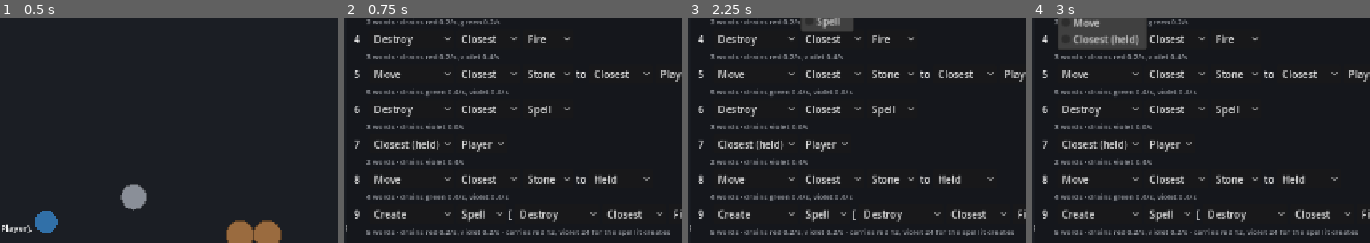
Above: before the commit, frames 1-4 (left to right).
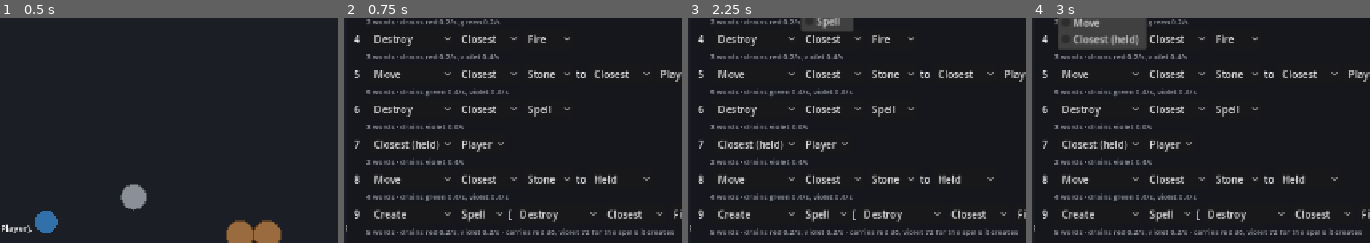
Above: after the commit, the same moments.

Repository: oscarjocque/spellcraft-prototype
Game: Godot game, scene res://scenes/main.tscn
Same seed, same stepped clock (60 frames per second), same inputs: the game is played once before the commit and once after it.
Inputs (mouse positions are % of the whole screen's width and height, from its top left):
- Up to frame 1 (0.5 s): no input
- Up to frame 2 (0.75 s): tap Enter at 0.5 s; move the mouse to (85, 45) at 0.52 s; hold D (move_right) from 0.53 s (still down); tap Tab at 0.6 s; click (85, 45) at 0.67 s
- Up to frame 3 (2.25 s): release D (move_right) at 1.25 s; click "Create" at 1.25 s; click "Fire" at 2 s
- Up to frame 4 (3 s): click "Create" at 2.75 s
The pictures show only the part of the screen within x 23-73%, y 38-88%; the shares and areas given below are measured in that part.

Frame 1 is identical in both runs. In frame 2, 0.2% of the frame differs, in the area x 60-98%, y 93-97%; in frame 3, 0.2%; in frame 4, 0.2%.

Commit message:
Let Create Spell make several spells, and combine Moves
Create Spell now makes CREATED_SPELLS (3) spells, one at once and then
one per second, in a line along the cast direction. Its reserve holds one
share per spell (60 s of drain plus that spell's own reserve), so nested
Create Spells multiply the cost.

Move now adds its push to the object's velocity instead of replacing it,
so several Moves on one object combine, and a Move on a player adds to
their walking.

Co-Authored-By: Claude Opus 5.5 <noreply@anthropic.com>
Claude-Session: https://claude.ai/code/session_013jfXwMwWtv4oDjb8vuFPPJ

Diff:
--- a/scripts/spells/spell.gd
+++ b/scripts/spells/spell.gd
@@ -4,7 +4,8 @@
 ## verb every tick until it reaches its goal, runs out of mana, or is destroyed.
 ## Create has no goal: it builds one object after another in a line along the
 ## direction it was cast, sustaining each finished one (fire doesn't burn out),
-## until its mana runs out.
+## until its mana runs out. Create Spell likewise makes a line of spells, one
+## every CREATE_SPELL_TICKS, until it has made CREATED_SPELLS of them.
 ##
 ## Anchors: every spell a player casts follows them, including a bare selector,
 ## which they hold until a later spell takes it in with the noun Held. Spells
@@ -15,6 +16,8 @@
 
 const CREATE_TICKS_PER_RADIUS := 1.5  # bigger objects take longer to build
 const CREATE_SPACING := 4.0  # gap between objects in a Create line
+const CREATE_SPELL_TICKS := Simulation.TICK_RATE  # time between created spells
+const CREATED_SPELL_SPACING := 30.0  # distance between spells in a Create Spell line
 const DESTROY_RATE := 100.0  # health per second
 const MOVE_SPEED := 140.0  # pixels per second
 
@@ -43,6 +46,8 @@
 var _lifetime := -1  # a created object's full lifetime in ticks, -1 = none
 var _material := ""
 var _edge := 0.0  # distance from the host to where the Create line starts
+var _inner := {}  # for Create Spell: the spell it creates
+var _spell_timer := 0
 
 
 func _init(p_ast: Dictionary, p_caster: WorldObject, p_host: WorldObject, p_mana: Dictionary,
@@ -73,13 +78,13 @@
 	var edge := (caster.radius if anchored else host.radius) + 6.0
 	match ast["verb"]:
 		"create":
-			var inner := SpellGrammar.created_spell(ast)
-			if not inner.is_empty():
-				what = _create_spell(sim, inner, host.pos + _dir * (edge + host.radius))
+			_edge = edge
+			_inner = SpellGrammar.created_spell(ast)
+			if not _inner.is_empty():
+				_create_spell(sim)
 			else:
 				_material = ast["what"]["material"]
 				_full_radius = Materials.PROPS[_material]["radius"]
-				_edge = edge
 				_build_step = 1.0 / (CREATE_TICKS_PER_RADIUS * _full_radius)
 				_start_object(sim)
 		"destroy":
@@ -108,16 +113,21 @@
 	created.append(what)
 
 
-## Starts `inner` at `pos`, paid entirely from this spell's reserve. The new
-## spell keeps what it must carry for its own created spell as its reserve,
-## and burns the rest as fuel.
-func _create_spell(sim: Simulation, inner: Dictionary, pos: Vector2) -> WorldObject:
-	var inner_reserve := SpellGrammar.payload(inner)
-	var inner_fuel := {}
-	for c in reserve:
-		inner_fuel[c] = reserve[c] - inner_reserve.get(c, 0.0)
-	reserve = {}
-	return sim.start_spell(inner, caster, pos, inner_fuel, inner_reserve, pos + _dir * 100.0, false, chosen)
+## Starts the next spell of a Create Spell line, just past the last one, paid
+## with one share of this spell's reserve. The new spell keeps what it must
+## carry for its own created spells as its reserve, and burns the rest as fuel.
+func _create_spell(sim: Simulation) -> void:
+	var inner_reserve := SpellGrammar.payload(_inner)
+	var inner_fuel := SpellGrammar.drain_per_second(_inner)
+	for c in inner_fuel:
+		inner_fuel[c] *= SpellGrammar.CREATED_SPELL_SECONDS
+	var paid := SpellGrammar.share(_inner)
+	for c in paid:
+		reserve[c] = maxf(0.0, reserve.get(c, 0.0) - paid[c])
+	var pos := host.pos + _dir * (_edge + host.radius + created.size() * CREATED_SPELL_SPACING)
+	what = sim.start_spell(_inner, caster, pos, inner_fuel, inner_reserve, pos + _dir * 100.0, false, chosen)
+	created.append(what)
+	_spell_timer = 0
 
 
 ## Runs every tick. Returns false once the spell has ended.
@@ -134,8 +144,14 @@
 
 	match ast["verb"]:
 		"create":
-			if _material == "":
-				return false  # a created spell starts whole, so Create Spell is done
+			if not _inner.is_empty():
+				# A created spell starts whole; make the next after a pause.
+				if created.size() >= SpellGrammar.CREATED_SPELLS:
+					return false
+				_spell_timer += 1
+				if _spell_timer >= CREATE_SPELL_TICKS:
+					_create_spell(sim)
+				return true
 			if what.dead or _build >= 1.0:
 				_start_object(sim)
 			_build = minf(1.0, _build + _build_step)
@@ -161,7 +177,8 @@
 				return _to_hops > 0
 			if subject.pos.distance_to(dest.pos) - subject.radius - dest.radius <= 2.0:
 				return _to_hops > 0
-			subject.velocity = subject.pos.direction_to(dest.pos) * MOVE_SPEED
+			# Pushes add up, so several Moves on one object combine.
+			subject.velocity += subject.pos.direction_to(dest.pos) * MOVE_SPEED
 			return true
 		"select":
 			current = _closest(sim, ast["qualifier"])
--- a/scripts/spells/spell_grammar.gd
+++ b/scripts/spells/spell_grammar.gd
@@ -27,6 +27,7 @@
 const REFS := ["me", "it", "held", "chosen"]
 const COLORS := ["red", "blue", "green", "violet"]
 const CREATED_SPELL_SECONDS := 60.0  # how long a created spell's mana must last
+const CREATED_SPELLS := 3  # how many spells one Create Spell makes
 
 ## First sketch from the design doc, to be tuned.
 const BLOCK_COLOR := {
@@ -97,12 +98,21 @@
 	return drain
 
 
-## Mana a spell must carry in reserve for the spell it creates: enough to run
-## that spell for CREATED_SPELL_SECONDS, plus that spell's own payload.
+## Mana a spell must carry in reserve for the spells it creates: one `share`
+## for each of the CREATED_SPELLS it makes.
 static func payload(ast: Dictionary) -> Dictionary:
 	var inner := created_spell(ast)
 	if inner.is_empty():
 		return {}
+	var need := share(inner)
+	for c in need:
+		need[c] *= CREATED_SPELLS
+	return need
+
+
+## What one created spell is given: enough to run it for
+## CREATED_SPELL_SECONDS, plus what it must carry for its own created spells.
+static func share(inner: Dictionary) -> Dictionary:
 	var need := payload(inner)
 	var drain := drain_per_second(inner)
 	for c in drain:
--- a/scripts/ui/spell_editor.gd
+++ b/scripts/ui/spell_editor.gd
@@ -176,7 +176,7 @@
 			carries.append("%s %d" % [c, carry[c]])
 	var text := "drains " + ", ".join(drains)
 	if not carries.is_empty():
-		text += " · carries " + ", ".join(carries) + " for the spell it creates"
+		text += " · carries " + ", ".join(carries) + " for the spells it creates"
 	return text
 
 
--- a/tests/test_spells.gd
+++ b/tests/test_spells.gd
@@ -16,7 +16,7 @@
 		"test_spell_absorbs_mana", "test_invalid_created_spell", "test_infinite_mana",
 		"test_inventory", "test_chosen_noun", "test_target_of_selector", "test_target_of_move",
 		"test_target_of_create", "test_target_of_nests", "test_target_of_non_spell",
-		"test_create_sustains_its_objects", "test_create_keeps_creating", "test_spells_last_longer",
+		"test_create_spell_makes_several", "test_moves_combine", "test_create_sustains_its_objects", "test_create_keeps_creating", "test_spells_last_longer",
 	]:
 		call(t)
 	print("FAILED: %d" % _failures if _failures else "All tests passed.")
@@ -244,9 +244,10 @@
 
 
 func test_payload() -> void:
-	# The warden must carry 60 s of Destroy (Closest Fire) at 0.2/s per word:
-	# destroy + closest (violet) and fire (red).
-	check(same(SpellGrammar.payload(FIRE_WARDEN), {"violet": 24.0, "red": 12.0}), "Payload covers the created spell")
+	# Each of the warden's 3 spells gets 60 s of Destroy (Closest Fire) at
+	# 0.2/s per word: destroy + closest (violet) and fire (red).
+	check(same(SpellGrammar.share(FIRE_WARDEN["what"]["spell"]), {"violet": 24.0, "red": 12.0}), "A share runs one created spell")
+	check(same(SpellGrammar.payload(FIRE_WARDEN), {"violet": 72.0, "red": 36.0}), "Payload covers every created spell")
 	check(same(SpellGrammar.drain_per_second(FIRE_WARDEN), {"red": 0.2, "violet": 0.2}), "Creator drains only its own words")
 	check(SpellGrammar.blocks(FIRE_WARDEN).size() == 5, "Words include the created spell's")
 	check(SpellGrammar.to_text(FIRE_WARDEN) == "Create Spell [Destroy (Closest Fire)].", "Created spell reads inside brackets")
@@ -256,15 +257,17 @@
 	var w := world()
 	var sim: Simulation = w[0]
 	var p: WorldObject = w[1]
+	for c in SpellGrammar.COLORS:
+		p.mana_store[c] = 200.0
 	sim.spawn(Materials.make("fire", Vector2(600, 200)))
 	var parent := sim.cast(p, FIRE_WARDEN, Vector2(400, 360))
-	# Storage pays the reserve (violet 24, red 12) and then up to 10 fuel per color.
-	check(is_equal_approx(p.mana_store["violet"], 0.0), "Caster pays the created spell's mana up front")
-	check(is_equal_approx(p.mana_store["red"], 8.0), "Caster pays the created spell's red mana up front")
+	# Storage pays the reserve (violet 72, red 36) and then up to 10 fuel per color.
+	check(is_equal_approx(p.mana_store["violet"], 118.0), "Caster pays the created spells' mana up front")
+	check(is_equal_approx(p.mana_store["red"], 154.0), "Caster pays the created spells' red mana up front")
 	var child: WorldObject = parent.spell.what
 	check(child != null and child.spell != null, "Create Spell puts a spell into the world")
 	check(same(child.spell.mana, {"violet": 24.0, "red": 12.0}), "The created spell's mana comes from the creator's reserve")
-	check(parent.spell.reserve.is_empty(), "The reserve is handed over")
+	check(same(parent.spell.reserve, {"violet": 48.0, "red": 24.0}), "One share of the reserve is handed over")
 	check(not child.spell.anchored and child.pos.x > p.pos.x, "The created spell sits in front of the caster")
 	check(p.last_it == child, "It refers to the created spell")
 	run(sim, 10)
@@ -276,13 +279,15 @@
 	var sim: Simulation = w[0]
 	var p: WorldObject = w[1]
 	var ast := {"verb": "create", "what": {"spell": {"verb": "create", "what": {"spell": {"verb": "create", "what": {"material": "fire"}}}}}}
-	check(same(SpellGrammar.payload(ast), {"red": 36.0, "violet": 12.0}), "Payload includes the created spell's own payload")
+	# Middle share: 60 s of create + spell (red 12, violet 12) + its own payload
+	# of 3 x 60 s of Create Fire (red 72). Outer payload: 3 middle shares.
+	check(same(SpellGrammar.payload(ast), {"red": 252.0, "violet": 36.0}), "Payload includes the created spells' own payloads")
 	for c in SpellGrammar.COLORS:
-		p.mana_store[c] = 100.0
+		p.mana_store[c] = 1000.0
 	var outer := sim.cast(p, ast, Vector2(600, 360))
 	var middle: WorldObject = outer.spell.what
 	check(same(middle.spell.mana, {"red": 12.0, "violet": 12.0}), "Middle spell keeps its fuel")
-	check(middle.spell.reserve.is_empty(), "Middle spell hands its reserve on when it creates")
+	check(same(middle.spell.reserve, {"red": 48.0}), "Middle spell hands one share on when it creates")
 	var inner: WorldObject = middle.spell.what
 	check(inner != null and same(inner.spell.mana, {"red": 24.0}), "Innermost spell is paid from the middle reserve")
 	run(sim, 20)
@@ -299,7 +304,7 @@
 
 
 func test_created_spell_stays_put() -> void:
-	var w := world()
+	var w := spell_world()
 	var sim: Simulation = w[0]
 	var p: WorldObject = w[1]
 	var parent := sim.cast(p, {"verb": "create", "what": {"spell": {"verb": "select", "qualifier": "player"}}}, Vector2(400, 360))
@@ -400,6 +405,42 @@
 	var w := world()
 	w[1].tags["infinite_mana"] = true
 	return w
+
+
+func test_create_spell_makes_several() -> void:
+	var w := spell_world()
+	var sim: Simulation = w[0]
+	var p: WorldObject = w[1]
+	var ast := {"verb": "create", "what": {"spell": {"verb": "select", "qualifier": "player"}}}
+	var maker := sim.cast(p, ast, Vector2(800, 360))
+	check(maker.spell.created.size() == 1, "The first spell is created at once")
+	run(sim, Simulation.TICK_RATE)
+	check(maker.spell.created.size() == 2, "The next follows a second later")
+	run(sim, Simulation.TICK_RATE + 1)
+	var made := maker.spell.created
+	check(made.size() == SpellGrammar.CREATED_SPELLS and maker.dead, "It ends once it has made all of them")
+	check(made[1].pos.x > made[0].pos.x and made[2].pos.x > made[1].pos.x, "They form a line toward the aim")
+	for o in made:
+		check(not o.dead and o.spell.mana["violet"] > 23.0, "Each created spell got a full share")
+	check(maker.spell.reserve.values().all(func(v: float) -> bool: return v < 0.001), "The whole reserve went to them")
+
+
+func test_moves_combine() -> void:
+	var w := spell_world()
+	var sim: Simulation = w[0]
+	var p: WorldObject = w[1]
+	var stone := sim.spawn(Materials.make("stone", Vector2(640, 360)))
+	sim.spawn(Materials.make("wood", Vector2(640, 100)))
+	sim.spawn(Materials.make("water", Vector2(1000, 360)))
+	sim.cast(p, {"verb": "move", "what": {"closest": "stone"}, "to": {"closest": "wood"}}, Vector2.ZERO)
+	sim.cast(p, {"verb": "move", "what": {"closest": "stone"}, "to": {"closest": "water"}}, Vector2.ZERO)
+	run(sim, 1)
+	var step := stone.pos - stone.prev_pos
+	check(step.x > 0 and step.y < 0, "Two Moves on one object combine their directions")
+	check(step.length() > Spell.MOVE_SPEED * Simulation.DT * 1.3, "...and their speeds add up")
+	sim.cast(p, {"verb": "move", "what": {"ref": "me"}, "to": {"closest": "water"}}, Vector2.ZERO)
+	sim.step({0: {"move": Vector2.UP}})
+	check(p.pos.x > p.prev_pos.x and p.pos.y < p.prev_pos.y, "A Move on a player adds to their walking")
 
 
 func test_inventory() -> void:
Not shown, changed: README.md
